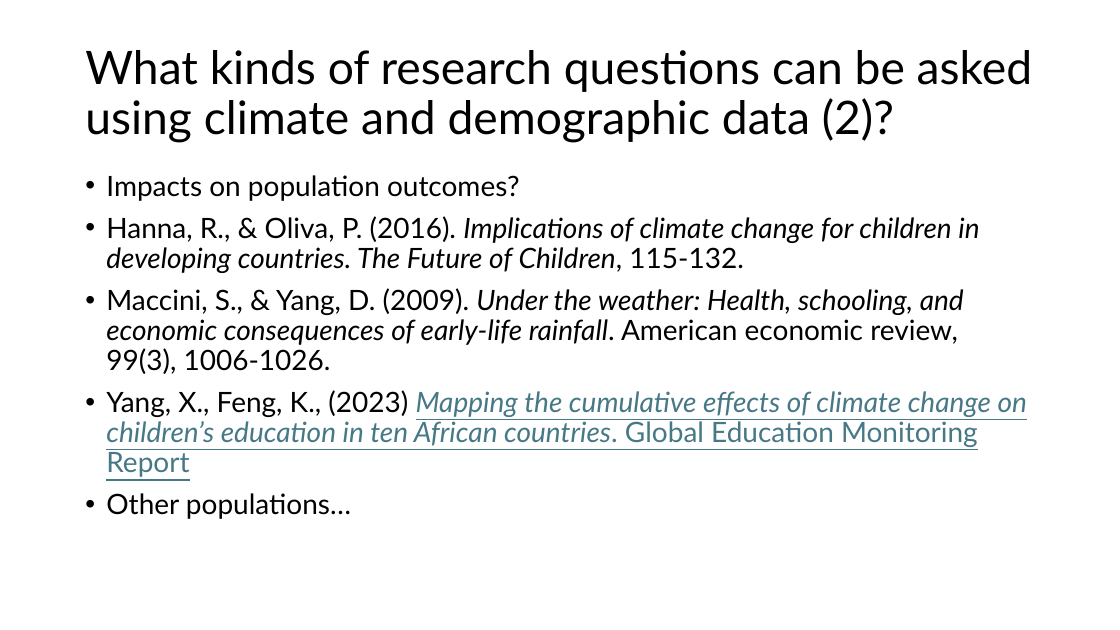
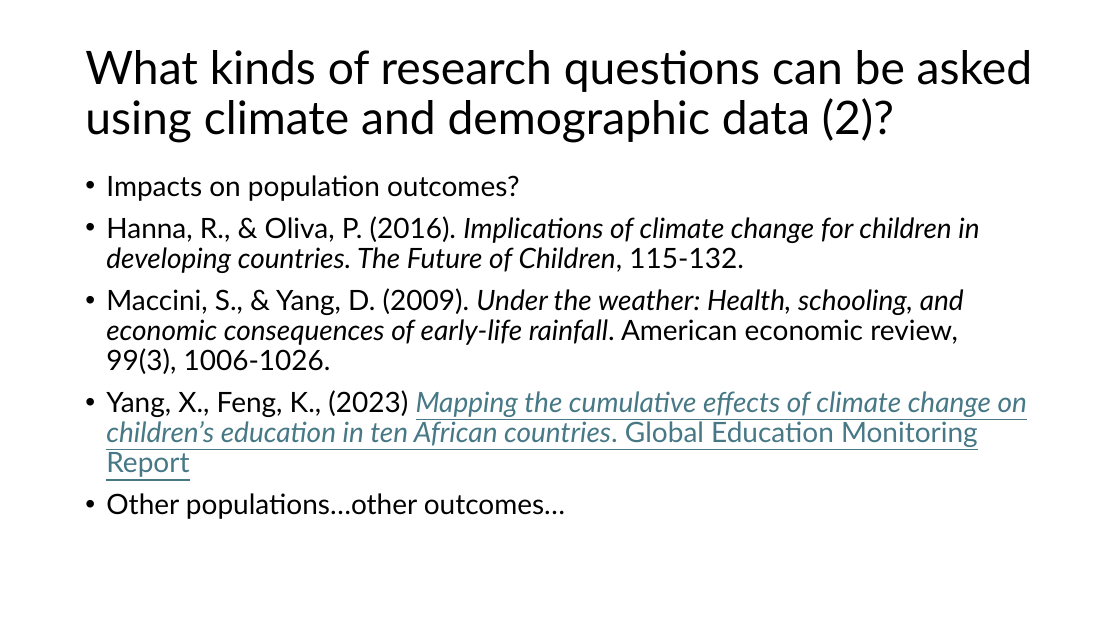
Before and after one commit to szkaifeng/ClimateDataIntro, a slide deck: slide 3 of Climate Data Introduction.pptx. Drawn at 1120x630 pixels with LibreOffice and Linux fonts; fonts in the diff are those of the drawing. Boxes give left, top, right and bottom in pixels: in the first picture for what was removed or moved away, otherwise in the second. Text is boxed around its words. In the diff, an @@ line names an element or a change of style, - is before the commit and + after.

```diff
--- a/Climate Data Introduction.pptx
+++ b/Climate Data Introduction.pptx
@@ text at (106,493,565,519): text changed @@
-• Other populations…
+• Other populations…other outcomes…
```
Also in this commit, not shown: 11 other slides changed.
